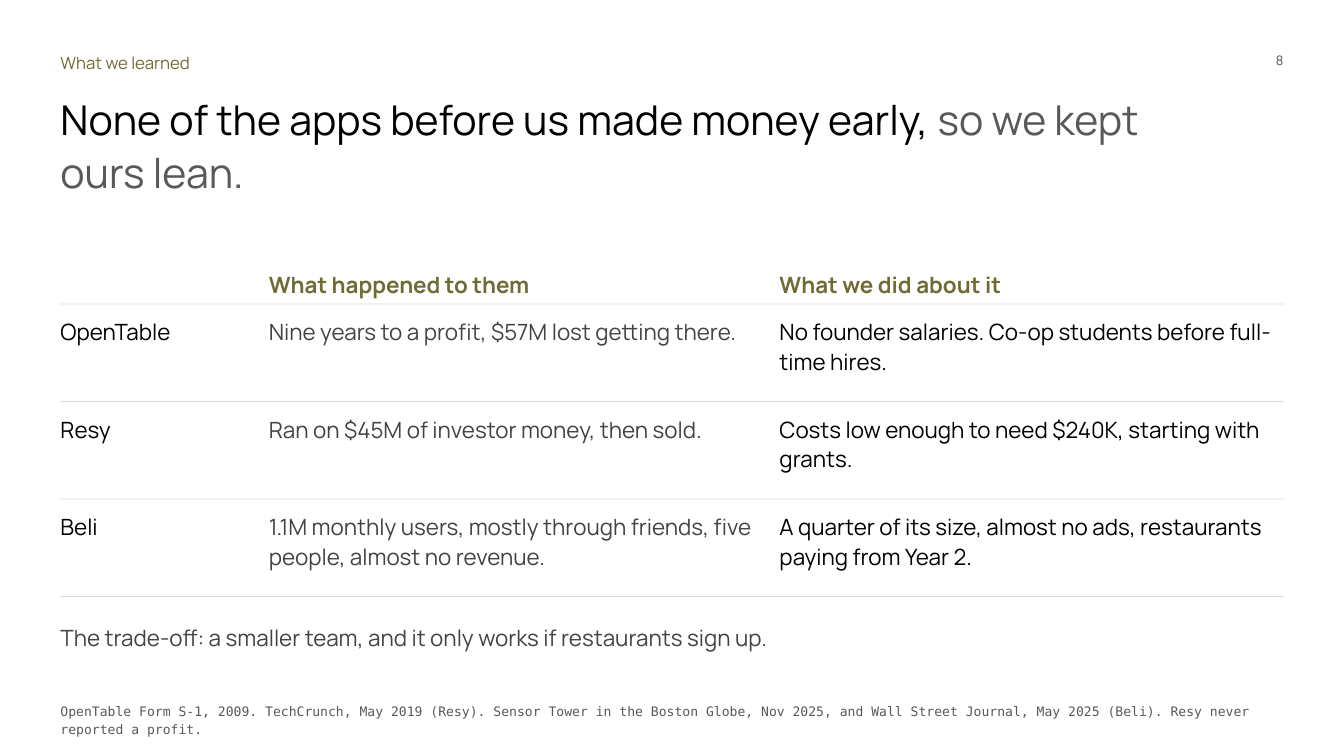
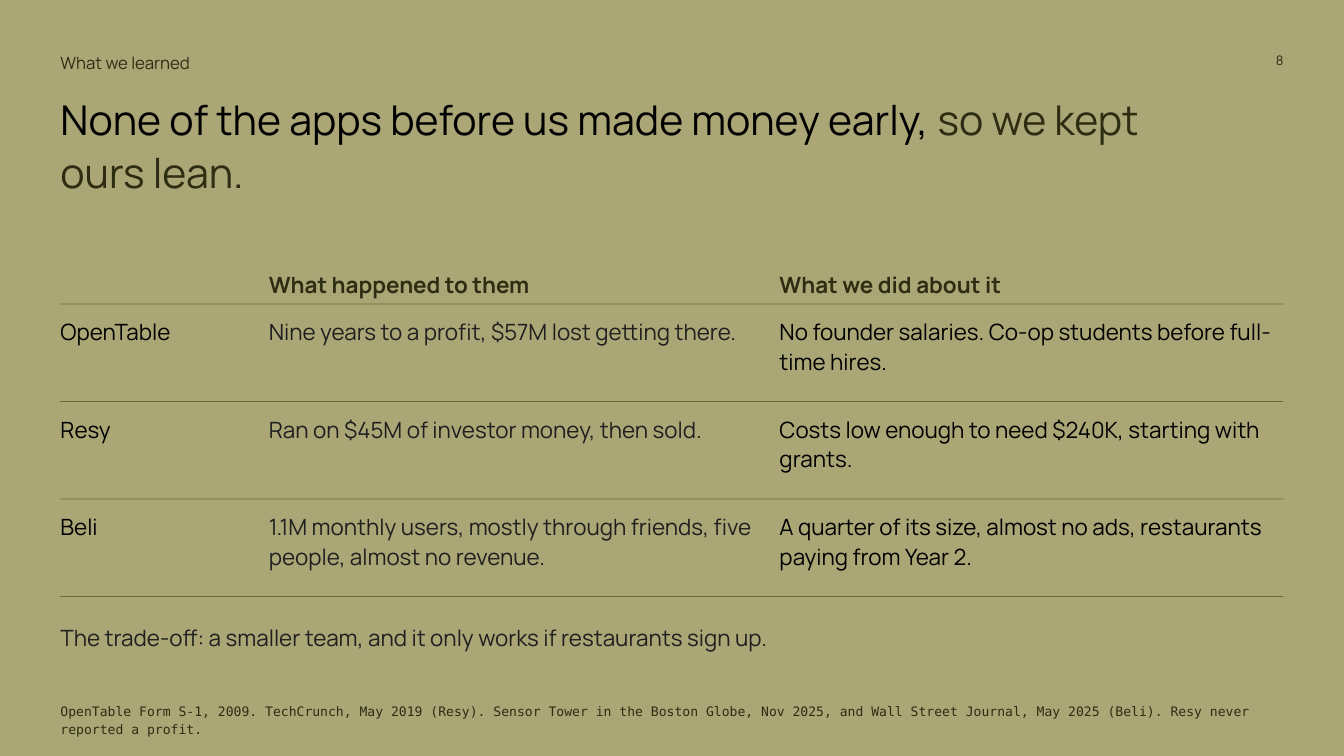
Before and after one commit to Dinguusto/Alex-s-workout-app, a slide deck: slide 8 of ENTR_4501_Gate_2_deck_readable.pptx. Drawn at 1344x756 pixels with LibreOffice and Linux fonts; fonts in the diff are those of the drawing. Boxes give left, top, right and bottom in pixels: in the first picture for what was removed or moved away, otherwise in the second. Text is boxed around its words. In the diff, an @@ line names an element or a change of style, - is before the commit and + after.

```diff
--- a/ENTR_4501_Gate_2_deck_readable.pptx
+++ b/ENTR_4501_Gate_2_deck_readable.pptx
@@ background #FFFFFF to #AAA676 @@
@@ text "8" at [1276, 55, 1284, 65]: text colour #595959 to #2E2D12 @@
@@ text "None of the apps before ..." at [60, 105, 1138, 189]: text colour #595959 to #2E2D12 in "so we kept ours lean." @@
@@ text colour #6F6B34 to #2E2D12 in 3 elements at [60, 57, 190, 69], [269, 277, 529, 299], [779, 276, 1001, 293] @@
@@ fill #D9D9D9 to #6F6B34 in 4 elements at [60, 304, 1284, 304], [60, 401, 1284, 402], [60, 499, 1284, 499], [60, 596, 1284, 597] @@
@@ text colour #434343 to #1F1F1F in 4 elements at [269, 321, 737, 346], [269, 419, 702, 444], [269, 518, 752, 571], [60, 629, 767, 652] @@
@@ text "OpenTable Form S-1, 2009. TechCrunch, ..." at [60, 706, 1249, 737]: text colour #595959 to #2E2D12 @@
```
Also in this commit, not shown: 1 other slide changed.
